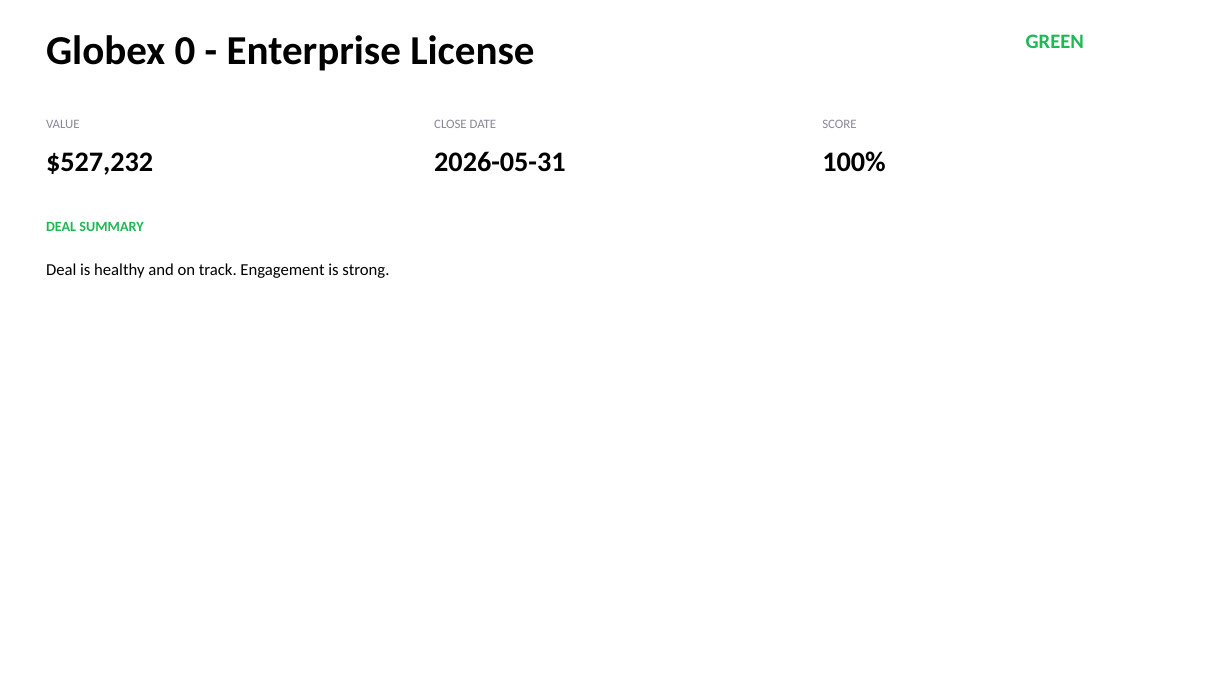
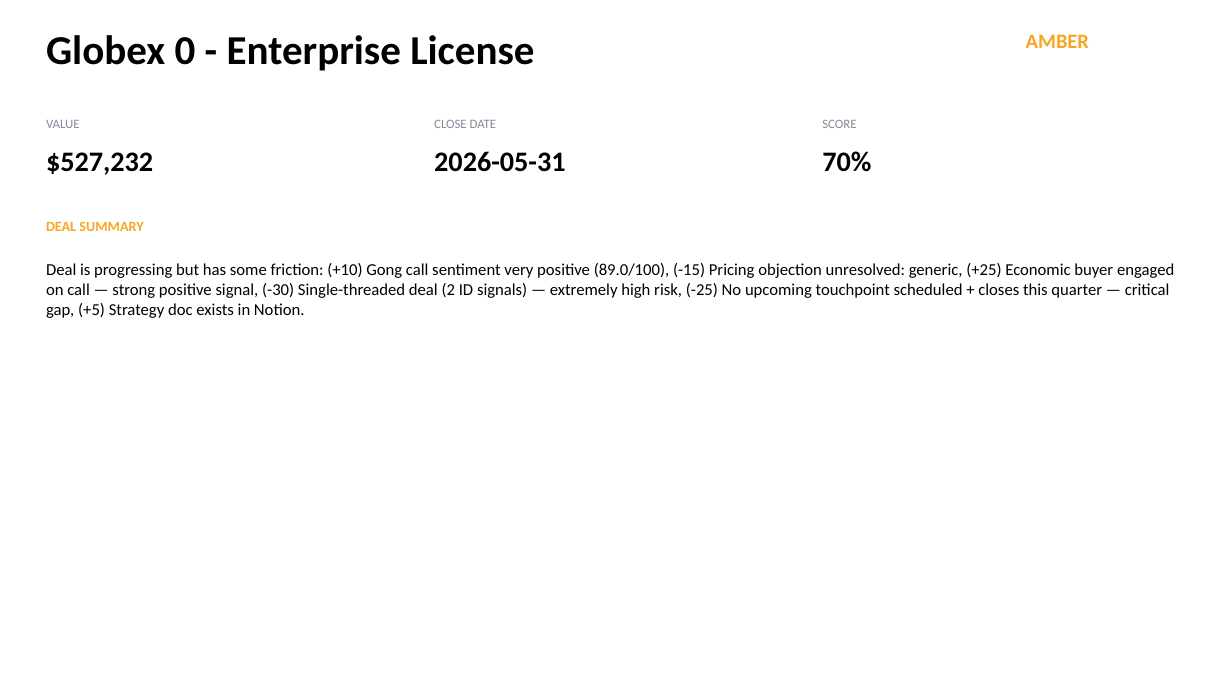
Before and after one commit to vineeta07/Piratesofcoralbean, a slide deck: slide 4 of pipeline_deck.pptx (slide 5 before the commit). Drawn at 1232x693 pixels with LibreOffice and Linux fonts; fonts in the diff are those of the drawing. Boxes give left, top, right and bottom in pixels: in the first picture for what was removed or moved away, otherwise in the second. Text is boxed around its words. In the diff, an @@ line names an element or a change of style, - is before the commit and + after.

```diff
--- a/pipeline_deck.pptx
+++ b/pipeline_deck.pptx
@@ text at (x1=1026, y1=34, x2=1089, y2=48): text changed; text colour #1DB954 to #F5A623 @@
-GREEN
+AMBER
@@ text at (x1=822, y1=151, x2=871, y2=172): text changed @@
-100%
+70%
@@ text "DEAL SUMMARY" at (x1=46, y1=221, x2=143, y2=231): text colour #1DB954 to #F5A623 @@
@@ text at (x1=46, y1=263, x2=1174, y2=318): text changed @@
-Deal is healthy and on track. Engagement is strong.
+Deal is progressing but has some friction: (+10) Gong call sentiment very positive (89.0/100), (-15) Pricing objection unresolved: generic, (+25) Economic buyer engaged on call — strong positive signal, (-30) Single-threaded deal (2 ID signals) — extremely high risk, (-25) No upcoming touchpoint scheduled + closes this quarter — critical gap, (+5) Strategy doc exists in Notion.
```
Also in this commit, not shown: 2 other slides changed, 6 other files.
